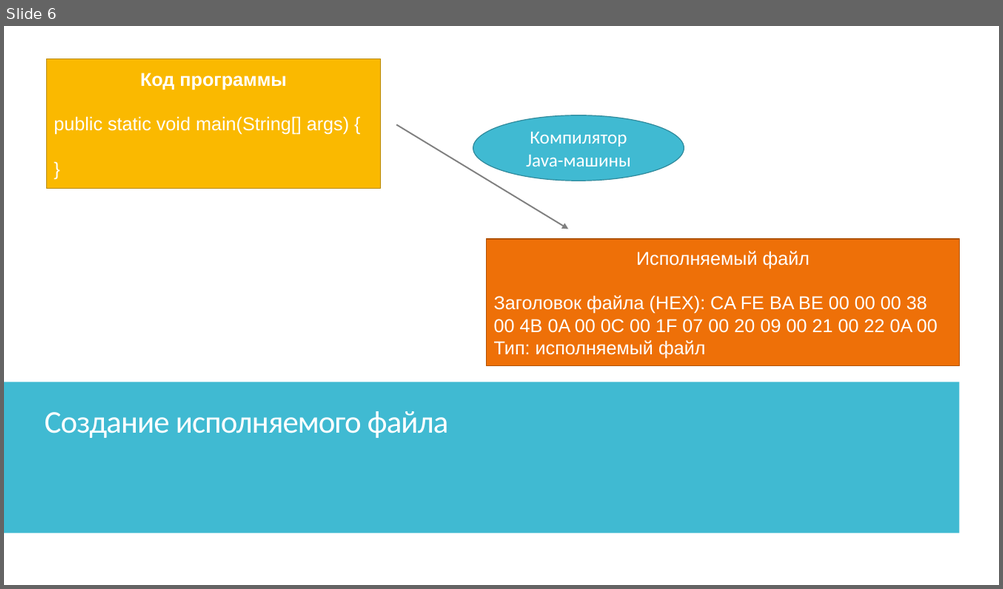
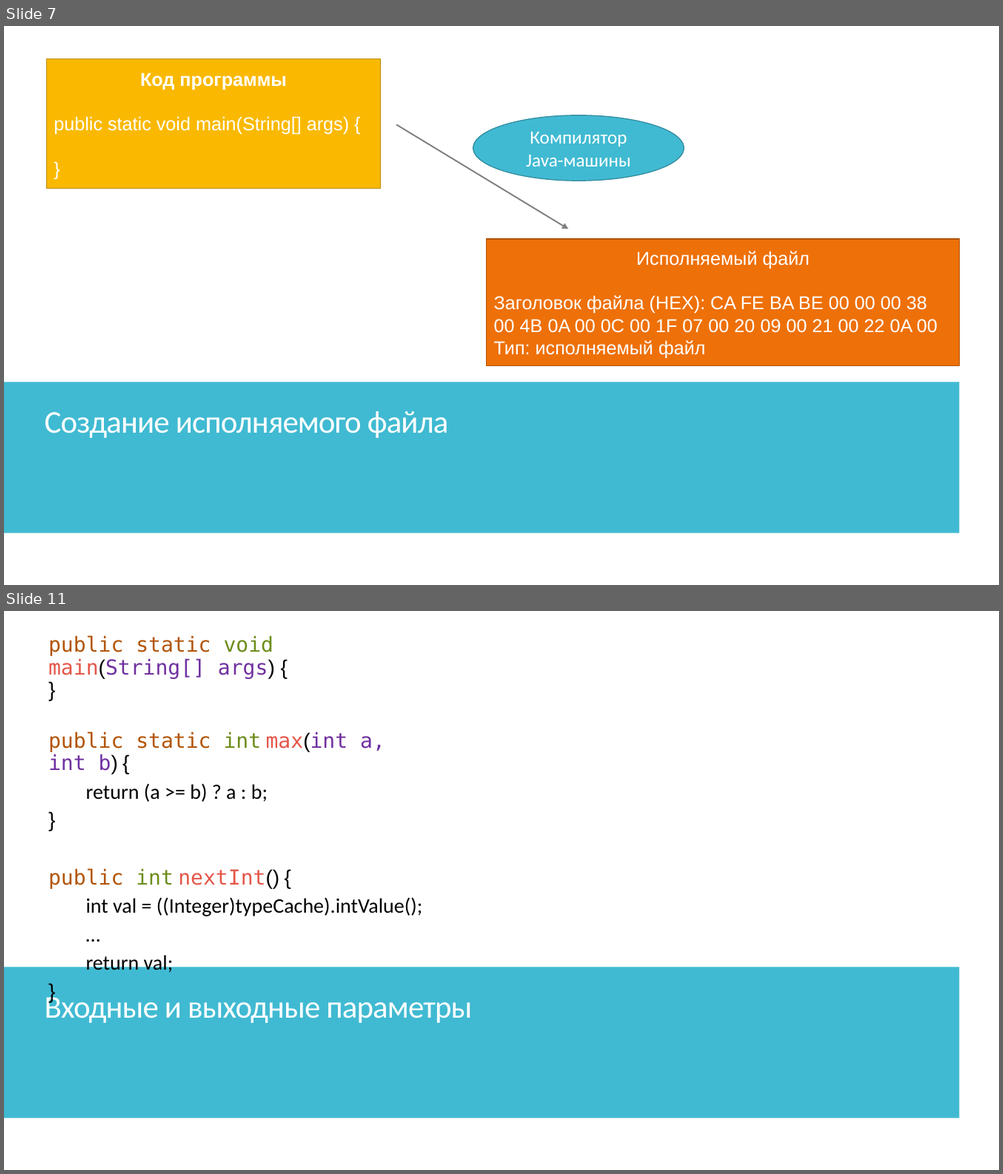
Before and after one commit to IriEfremova/LessonsCube, a slide deck: Samsung/Lesson8/ArraysPracticum.pptx. Shown one above the other, each under a label of ours: slide 6 before the commit, slides 7 and 11 after it; the slides between them are not shown. The pictures are 1003x589 and 1003x1174 pixels, drawn with LibreOffice and Linux fonts; fonts in the diff are those of the drawing. Boxes give left, top, right and bottom in pixels: in the first picture for what was removed or moved away, otherwise in the second. Text is boxed around its words. In the diff, an @@ line names an element or a change of style, - is before the commit and + after.

```diff
--- a/Samsung/Lesson8/ArraysPracticum.pptx
+++ b/Samsung/Lesson8/ArraysPracticum.pptx
@@ slide 11 added at [4,611,999,1170], background #FFFFFF; not listed: 2 template elements that a slide beside it also shows @@
@@ rectangle added at [4,611,999,1170], fill #FFFFFF @@
@@ text added at [48,635,423,975], 20 pt, text #000000 @@
+public static void main(String[] args) {
+}
+public static int max(int a, int b) {
+return (a >= b) ? a : b;
+}
+public int nextInt() {
+int val = ((Integer)typeCache).intValue();
+…
+return val;
+}
@@ rectangle added at [4,968,959,1119], fill #40BAD2 @@
@@ text added at [45,992,472,1023], 30.6 pt, text #FFFFFF @@
+Входные и выходные параметры
@@ what was slide 6 is now slide 7 @@
```
Also in this commit, not shown: 1 slide changed, 6 other slides added, 17 slides removed, 5 other files.
